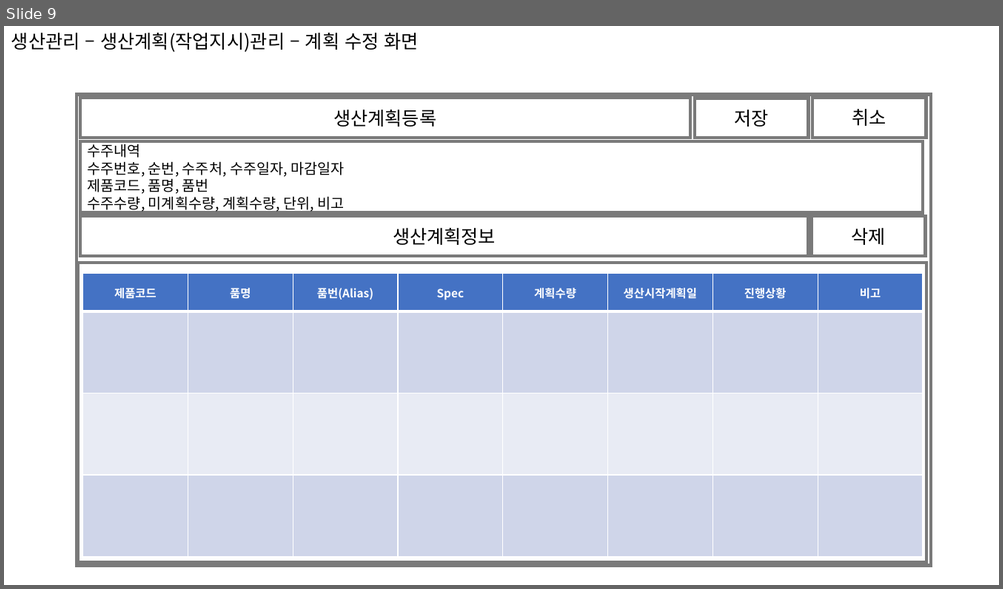
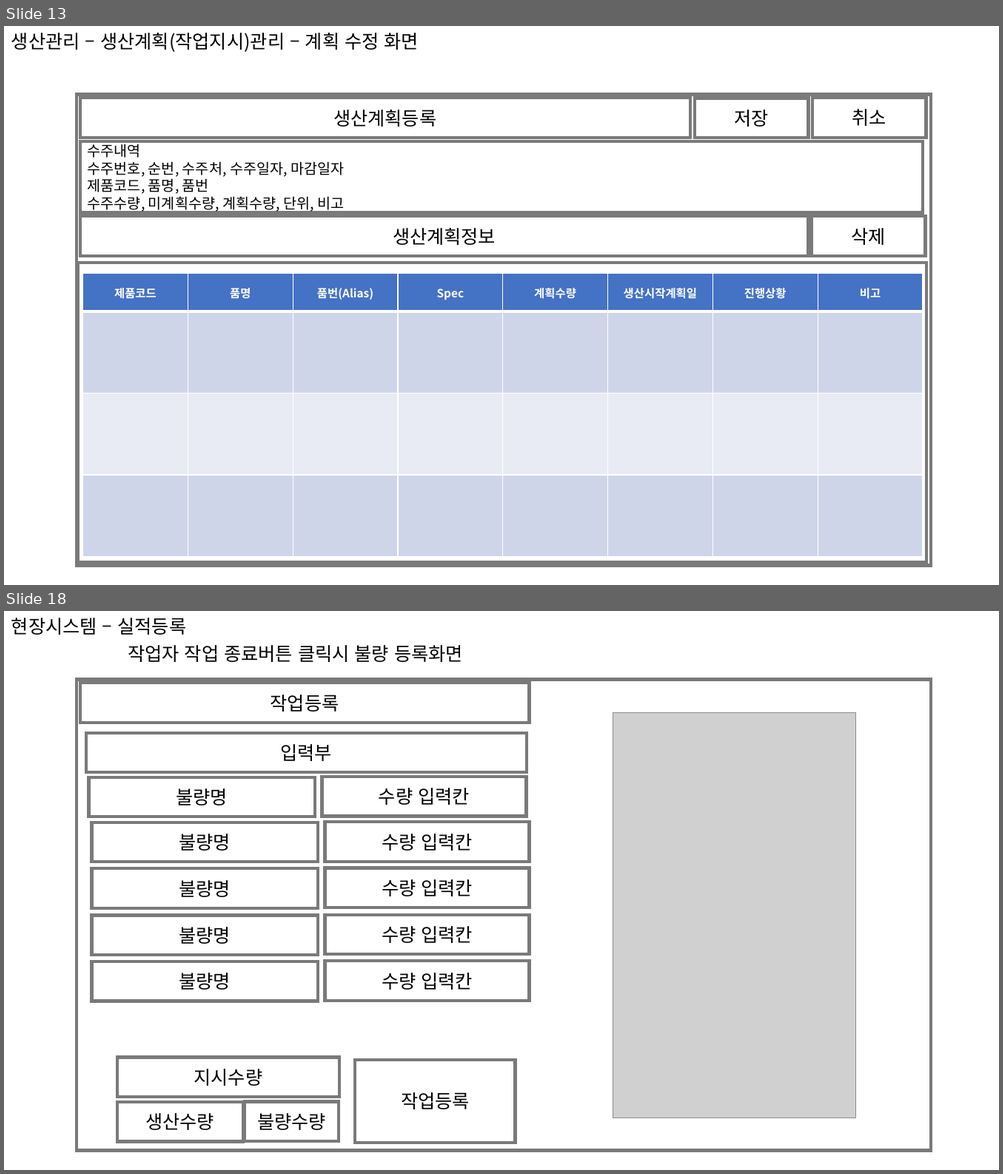
Before and after one commit to QYnote/MES, a slide deck: 00. 설계/UI 설계.pptx. Shown one above the other, each under a label of ours: slide 9 before the commit, slides 13 and 18 after it; the slides between them are not shown. The pictures are 1003x589 and 1003x1174 pixels, drawn with LibreOffice and Linux fonts; fonts in the diff are those of the drawing; grey boxes stand for pictures. Boxes give left, top, right and bottom in pixels: in the first picture for what was removed or moved away, otherwise in the second. Text is boxed around its words. In the diff, an @@ line names an element or a change of style, - is before the commit and + after.

Commit message:
2022-05-05 Update01 1. Table Info_CategoryGroup 추가 2. UI설계 : 기초정보 추가, 실적등록 수정 3. 개발프로세스 : 진행사항 작성 4. UI작업 : 종합코드관리, 거래처정보관리, 자재정보관리 5. POP_Product0,1,2 -> POP_Product 통합 6. Main화면 신규화면 연동

```diff
--- a/00. 설계/UI 설계.pptx
+++ b/00. 설계/UI 설계.pptx
@@ slide 18 added at [4, 611, 999, 1170], background #FFFFFF @@
@@ text added at [11, 618, 186, 635], 18 pt, text #000000 @@
+현장시스템 – 실적등록
@@ text added at [128, 645, 463, 662], 18 pt, text #000000 @@
+작업자 작업 종료버튼 클릭시 불량 등록화면
@@ rectangle added at [77, 680, 930, 1151], outline #7A7A7A 3 pt @@
@@ rectangle added at [80, 683, 529, 722], outline #7A7A7A 3 pt, 18 pt, text #000000 @@
+작업등록
@@ picture added at [613, 712, 855, 1119] @@
@@ rectangle added at [86, 733, 526, 773], outline #7A7A7A 3 pt, 18 pt, text #000000 @@
+입력부
@@ rectangle added at [89, 777, 315, 817], outline #7A7A7A 3 pt, 18 pt, text #000000 @@
+불량명
@@ rectangle added at [322, 777, 526, 816], outline #7A7A7A 3 pt, 18 pt, text #000000 @@
+수량 입력칸
@@ rectangle added at [92, 823, 318, 863], outline #7A7A7A 3 pt, 18 pt, text #000000 @@
+불량명
@@ rectangle added at [325, 822, 529, 862], outline #7A7A7A 3 pt, 18 pt, text #000000 @@
+수량 입력칸
@@ rectangle added at [92, 869, 318, 908], outline #7A7A7A 3 pt, 18 pt, text #000000 @@
+불량명
@@ rectangle added at [325, 869, 529, 908], outline #7A7A7A 3 pt, 18 pt, text #000000 @@
+수량 입력칸
@@ rectangle added at [92, 915, 318, 955], outline #7A7A7A 3 pt, 18 pt, text #000000 @@
+불량명
@@ rectangle added at [325, 915, 529, 955], outline #7A7A7A 3 pt, 18 pt, text #000000 @@
+수량 입력칸
@@ rectangle added at [92, 962, 318, 1001], outline #7A7A7A 3 pt, 18 pt, text #000000 @@
+불량명
@@ rectangle added at [325, 962, 529, 1001], outline #7A7A7A 3 pt, 18 pt, text #000000 @@
+수량 입력칸
@@ rectangle added at [117, 1058, 340, 1097], outline #7A7A7A 3 pt, 18 pt, text #000000 @@
+지시수량
@@ rectangle added at [356, 1060, 515, 1143], outline #7A7A7A 3 pt, 18 pt, text #000000 @@
+작업등록
@@ rectangle added at [117, 1102, 243, 1142], outline #7A7A7A 3 pt, 18 pt, text #000000 @@
+생산수량
@@ rectangle added at [244, 1102, 338, 1142], outline #7A7A7A 3 pt, 18 pt, text #000000 @@
+불량수량
@@ what was slide 9 is now slide 13 @@
```
Also in this commit, not shown: 2 slides changed, 6 other slides added, 19 other files.
